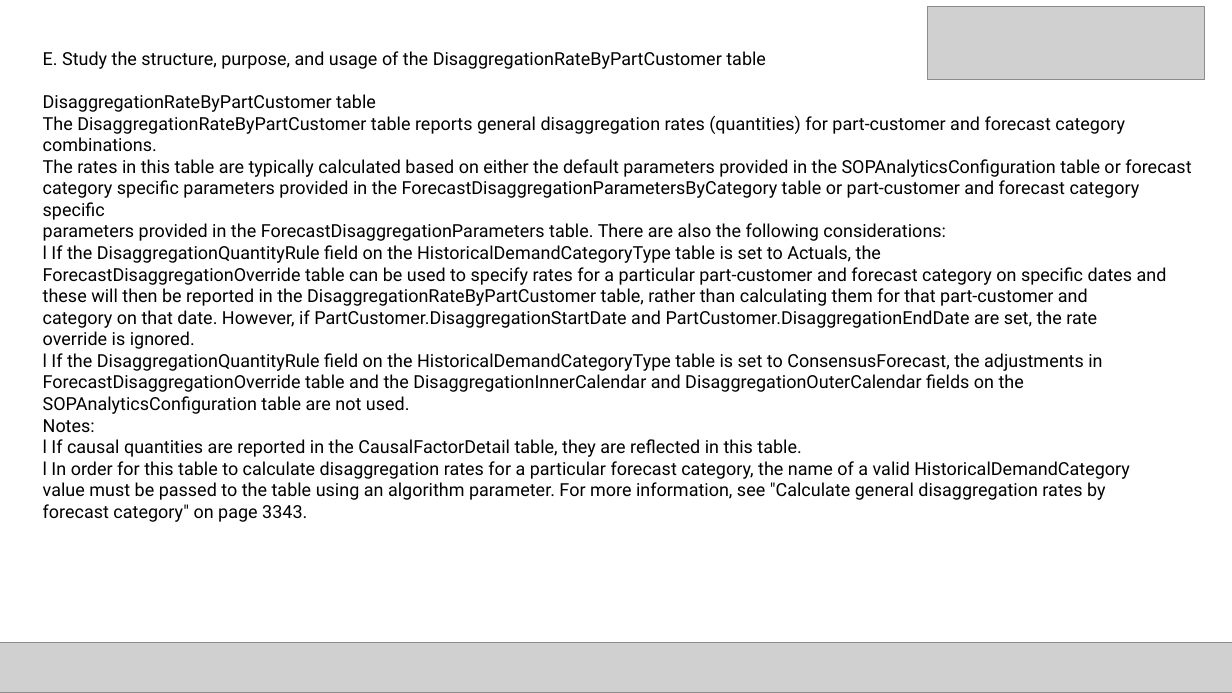
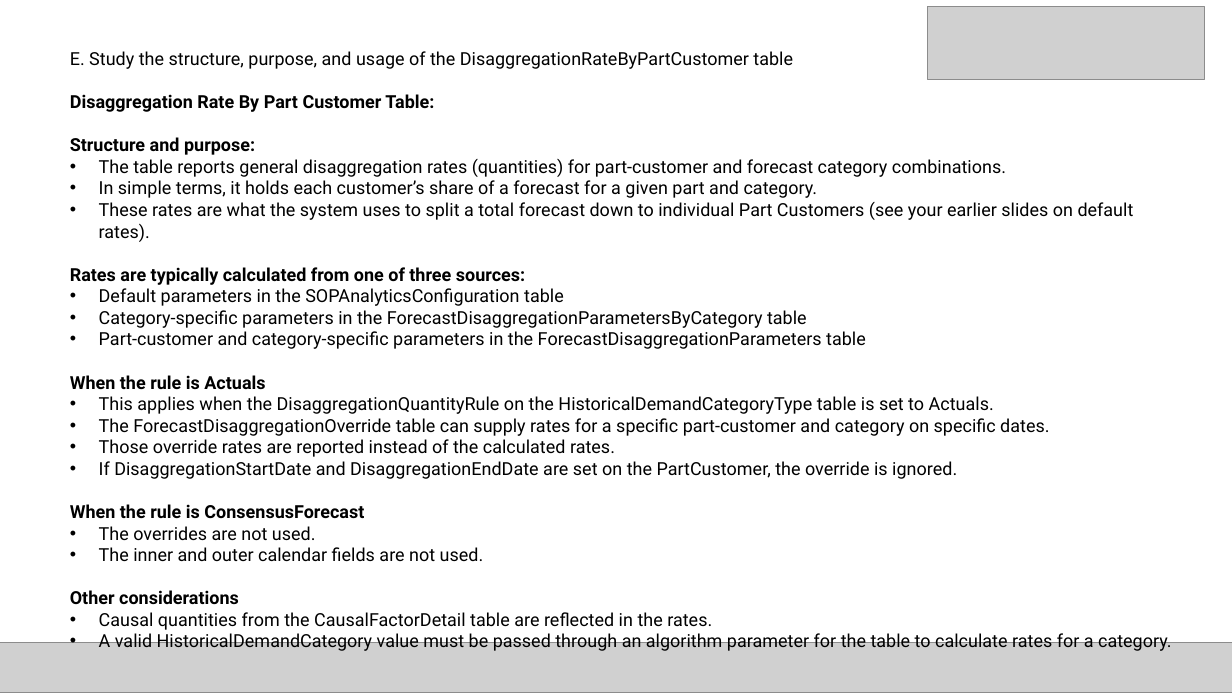
Before and after one commit to anushkundu/AI-business-report-generator, a slide deck: slide 58 of DP1 (2).pptx (slide 50 before the commit). Drawn at 1232x693 pixels with LibreOffice and Linux fonts; fonts in the diff are those of the drawing; grey boxes stand for pictures. Boxes give left, top, right and bottom in pixels: in the first picture for what was removed or moved away, otherwise in the second. Text is boxed around its words. In the diff, an @@ line names an element or a change of style, - is before the commit and + after.

```diff
--- a/DP1 (2).pptx
+++ b/DP1 (2).pptx
@@ text "E. Study the structure, purpose, ...": place and size @@
-text "E. Study the structure, purpose, ..." at <box>43,51,1191,522</box>
+text "E. Study the structure, purpose, ..." at <box>70,51,1172,651</box>
@@ text at <box>70,94,1172,651</box>: text changed @@
-DisaggregationRateByPartCustomer table
-The DisaggregationRateByPartCustomer table reports general disaggregation rates (quantities) for part-customer and forecast category
-combinations.
-The rates in this table are typically calculated based on either the default parameters provided in the SOPAnalyticsConfiguration table or forecast
-category specific parameters provided in the ForecastDisaggregationParametersByCategory table or part-customer and forecast category specific
-parameters provided in the ForecastDisaggregationParameters table. There are also the following considerations:
-l If the DisaggregationQuantityRule field on the HistoricalDemandCategoryType table is set to Actuals, the
-ForecastDisaggregationOverride table can be used to specify rates for a particular part-customer and forecast category on specific dates and
-these will then be reported in the DisaggregationRateByPartCustomer table, rather than calculating them for that part-customer and
-category on that date. However, if PartCustomer.DisaggregationStartDate and PartCustomer.DisaggregationEndDate are set, the rate
-override is ignored.
-l If the DisaggregationQuantityRule field on the HistoricalDemandCategoryType table is set to ConsensusForecast, the adjustments in
-ForecastDisaggregationOverride table and the DisaggregationInnerCalendar and DisaggregationOuterCalendar fields on the
-SOPAnalyticsConfiguration table are not used.
-Notes:
-l If causal quantities are reported in the CausalFactorDetail table, they are reflected in this table.
-l In order for this table to calculate disaggregation rates for a particular forecast category, the name of a valid HistoricalDemandCategory
-value must be passed to the table using an algorithm parameter. For more information, see "Calculate general disaggregation rates by
-forecast category" on page 3343.
+Disaggregation Rate By Part Customer Table:
+Structure and purpose:
+• The table reports general disaggregation rates (quantities) for part-customer and forecast category combinations.
+• In simple terms, it holds each customer’s share of a forecast for a given part and category.
+• These rates are what the system uses to split a total forecast down to individual Part Customers (see your earlier slides on default rates).
+Rates are typically calculated from one of three sources:
+• Default parameters in the SOPAnalyticsConfiguration table
+• Category-specific parameters in the ForecastDisaggregationParametersByCategory table
+• Part-customer and category-specific parameters in the ForecastDisaggregationParameters table
+When the rule is Actuals
+• This applies when the DisaggregationQuantityRule on the HistoricalDemandCategoryType table is set to Actuals.
+• The ForecastDisaggregationOverride table can supply rates for a specific part-customer and category on specific dates.
+• Those override rates are reported instead of the calculated rates.
+• If DisaggregationStartDate and DisaggregationEndDate are set on the PartCustomer, the override is ignored.
+When the rule is ConsensusForecast
+• The overrides are not used.
+• The inner and outer calendar fields are not used.
+Other considerations
+• Causal quantities from the CausalFactorDetail table are reflected in the rates.
+• A valid HistoricalDemandCategory value must be passed through an algorithm parameter for the table to calculate rates for a category.
```
Also in this commit, not shown: 28 other slides changed, 10 slides added, 3 slides removed.
